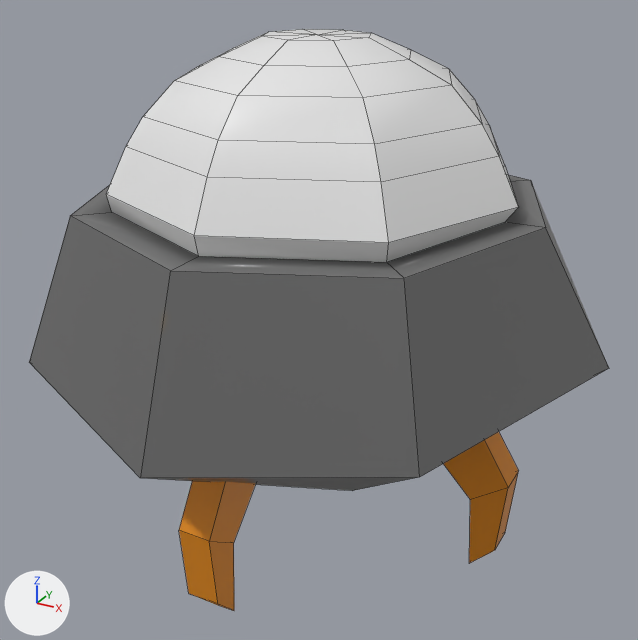
What one commit did to the FBX model Assets/Assets3D/ModelOVNIS/Alivasion_OVNIS_Teleporter.fbx.
Before and after are seen from a camera (50 mm lens) standing at (39.92, -24.64, 68.4) and looking at (26.5, -0.24, 56.2). The axes (+X, +Y, +Z) are drawn at lower left. The lights are the same throughout. Mesh edges are drawn as thin lines. Where no turn or scale is listed for an object, it has been applied to the vertices.

Objects in the first picture: 'OvniCrab'.
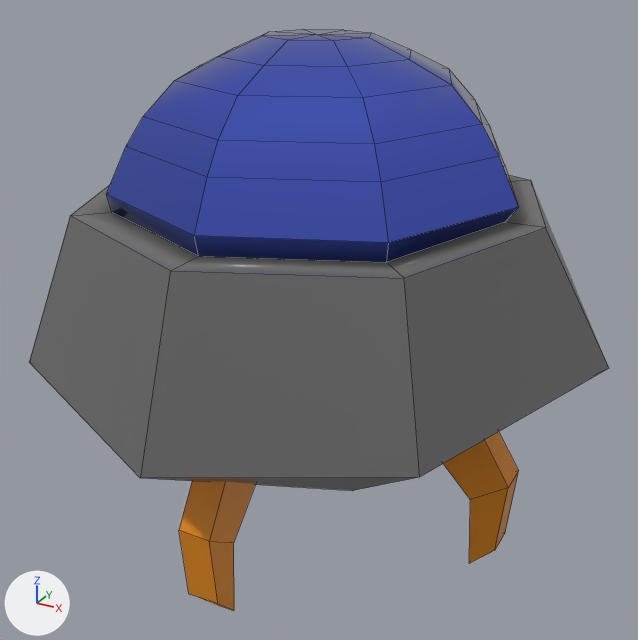
The newer file is also turned or shifted as a whole; pictures and numbers use the older file's frame.

Boxes (x1, y1, x2, y2) around the edits, measured in the pictures (638 x 640 px):
'OvniCrab', recoloured, surface changed (white to blue): (104, 29, 521, 279) in both

The change in detail:
Material 'AssetsMaterial_Glass' (mat_assetsmaterial_glass) changes colour from white #e7e7e7 to blue #5d71e7; in linear values from (0.8, 0.8, 0.8) to (0.109, 0.165, 0.8).
In material 'AssetsMaterial_Glass' (mat_assetsmaterial_glass), roughness goes from 0.4 to 0.0.
In material 'AssetsMaterial_Glass' (mat_assetsmaterial_glass), metallic goes from 0.0 to 1.0.
